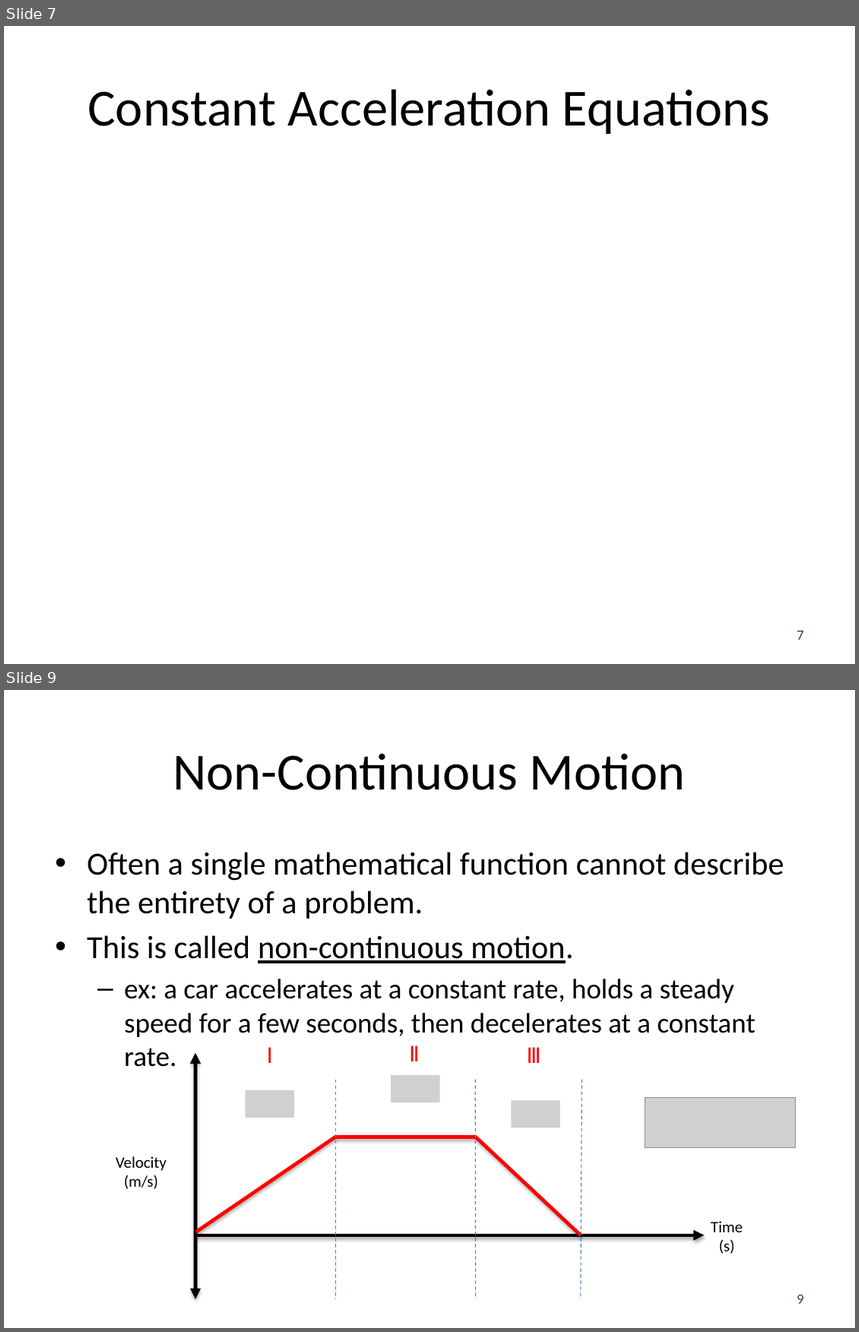
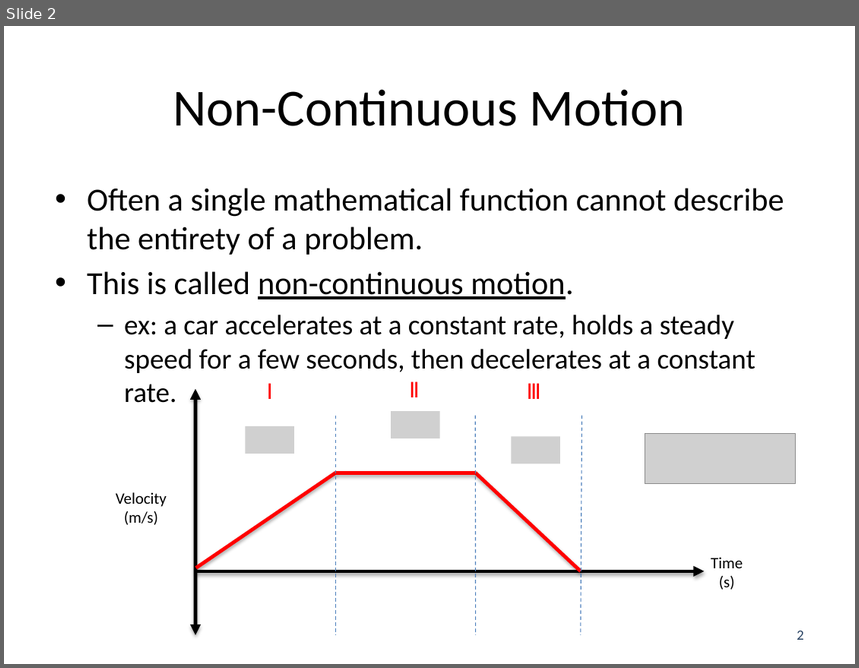
Before and after one commit to JacobMoore/mechanics_textbook, a slide deck: Lecture Slides/VideoLectureSlides/8.2.pptx. Shown one above the other, each under a label of ours: slides 7 and 9 before the commit, slide 2 after it; the slides between them are not shown. The pictures are 859x1332 and 859x668 pixels, drawn with LibreOffice and Linux fonts; fonts in the diff are those of the drawing; grey boxes stand for pictures. Boxes give left, top, right and bottom in pixels: in the first picture for what was removed or moved away, otherwise in the second. Text is boxed around its words. In the diff, an @@ line names an element or a change of style, - is before the commit and + after.

```diff
--- a/Lecture Slides/VideoLectureSlides/8.2.pptx
+++ b/Lecture Slides/VideoLectureSlides/8.2.pptx
@@ slide 7 removed at [4, 26, 855, 664], background #FFFFFF @@
@@ title removed at [88, 89, 770, 134] @@
-Constant Acceleration Equations
@@ page number removed at [797, 631, 804, 640] @@
-7
@@ what was slide 9 is now slide 2 @@
@@ page number at [797, 631, 804, 640]: text changed @@
-9
+2
```
Also in this commit, not shown: 2 slides changed, 6 other slides removed, 27 other files.
